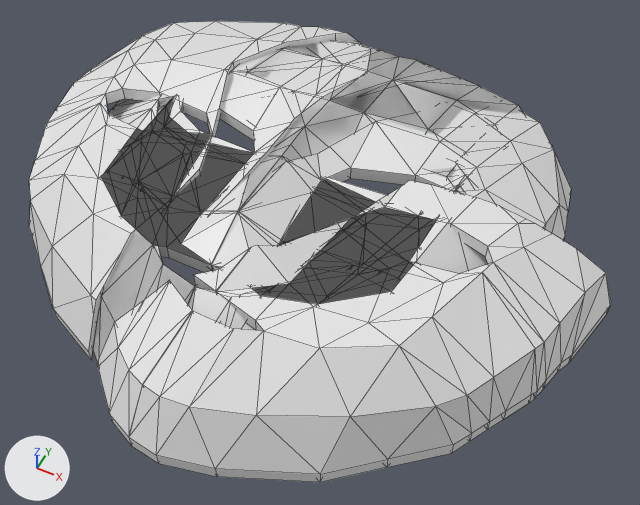
An edit to the Blender file Assets/Models/Blend/Intro Scene Models.blend, drawn before and after from the same camera.
One viewpoint serves both versions: a 50 mm camera at (2.23, -4.08, 4.18) aimed at (0.29, -0.2, -0.67). The axes (+X, +Y, +Z) are drawn at lower left. The lights are the same throughout. The first picture is the older version. Mesh edges are drawn as thin lines.

The first picture shows 'Mask Happy', 'Mask Neutral', 'Mask Neutral.001', 'Mask Neutral.002', 'Mask Neutral.003'.
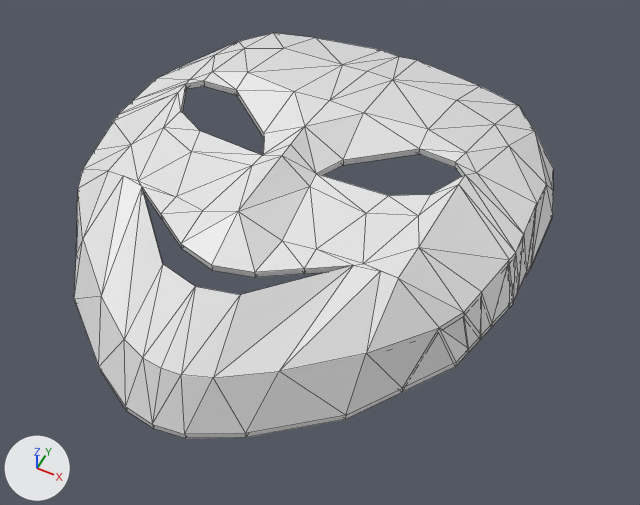
Commit message: Fixed Seam in Masks Model

What the commit changed:
me_plane_005 is used by ob_mask_happy; location (0.0, 0.0, 0.0).
me_plane_005 had 284 vertices, 506 faces and spanned x -1.7..1.7, y -1.96..2.07, z -0.8..0.16.
me_plane_005 now has 276 vertices, 498 faces and spans x -1.7..1.7, y -1.96..2.07, z -0.8..0.16.
Part 1, on me_plane_005:
8 vertices are removed from x 0.0, y -1.77..-0.78, z -0.34..0.16.
24 faces are deleted.
16 new faces join them.
me_plane_006 is used by ob_mask_neutral_001; location (0.0, 0.0, 0.0).
me_plane_006 had 310 vertices, 515 faces and spanned x -1.7..1.7, y -1.96..2.07, z -0.85..0.16.
me_plane_006 now has 302 vertices, 507 faces and spans x -1.7..1.7, y -1.96..2.07, z -0.85..0.16.
Part 2, on me_plane_006:
8 vertices are removed from x 0.0, y -1.77..-0.78, z -0.39..0.16.
24 faces are deleted.
16 new faces join them.
me_plane_008 is used by ob_mask_neutral_002; location (0.0, 0.0, 0.0).
me_plane_008 had 340 vertices, 505 faces and spanned x -1.85..1.85, y -1.96..2.07, z -0.85..0.16.
me_plane_008 now has 332 vertices, 497 faces and spans x -1.85..1.85, y -1.96..2.07, z -0.85..0.16.
Part 3, on me_plane_008:
8 vertices are removed from x 0.0..0.01, y -1.77..-0.8, z -0.39..0.16.
24 faces are deleted.
16 new faces join them.
me_plane_009 is used by ob_mask_neutral_003; location (0.0, 0.0, 0.0).
me_plane_009 had 350 vertices, 473 faces and spanned x -2.35..2.31, y -2.13..2.21, z -0.85..0.15.
me_plane_009 now has 342 vertices, 467 faces and spans x -2.35..2.31, y -2.13..2.21, z -0.85..0.15.
Part 4, on me_plane_009:
10 vertices are removed from x -0.03..0.22, y -1.92..-0.99, z -0.39..0.14.
24 faces are deleted.
2 vertices are added at (0.22, -1.0, 0.04), (0.22, -1.0, 0.14).
18 new faces join them.
Object 'Mask Neutral.001' (ob_mask_neutral_001) is now hidden.
Object 'Mask Neutral' (ob_mask_neutral) is now hidden.
Object 'Mask Neutral.002' (ob_mask_neutral_002) is now hidden.
Object 'Mask Neutral.003' (ob_mask_neutral_003) is now hidden.

Changed parts and their boxes (x1, y1, x2, y2) in the pictures (640 x 505 px; the box of a moved part takes in the faces that stretch with it):
'Mask Happy', reshaped: before (116, 61, 477, 302); after (74, 33, 553, 439)
'Mask Neutral.003', hidden: before (29, 21, 611, 482)
'Mask Neutral.002', hidden: before (92, 40, 571, 363)
'Mask Neutral.001', hidden: before (93, 47, 523, 361)
'Mask Neutral', hidden (mostly hidden): before (110, 43, 398, 257)
part 1 of me_plane_005, moved or reshaped: before (188, 218, 287, 302); after (152, 156, 309, 424)
part 2 of me_plane_006, moved or reshaped (not visible afterwards): before (188, 156, 287, 309)
part 3 of me_plane_008, moved or reshaped (not visible afterwards): before (192, 162, 313, 321)
part 4 of me_plane_009, moved or reshaped (not visible afterwards): before (129, 245, 289, 436)
